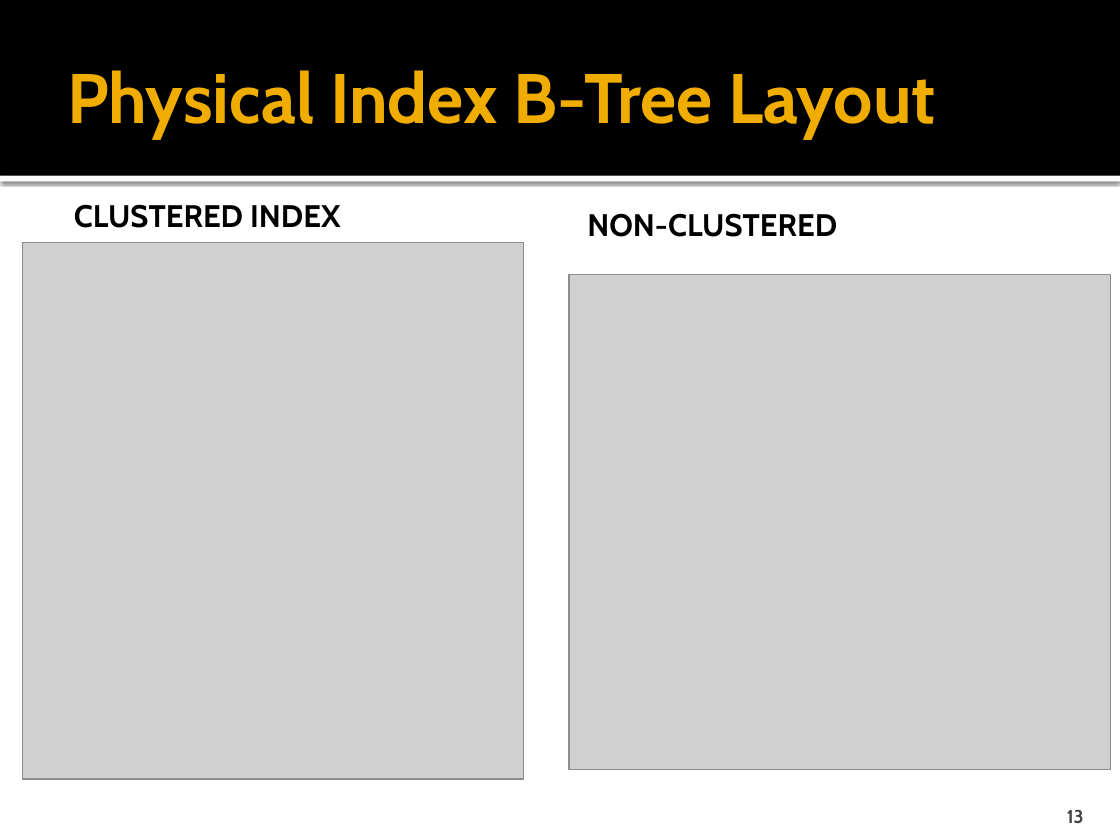
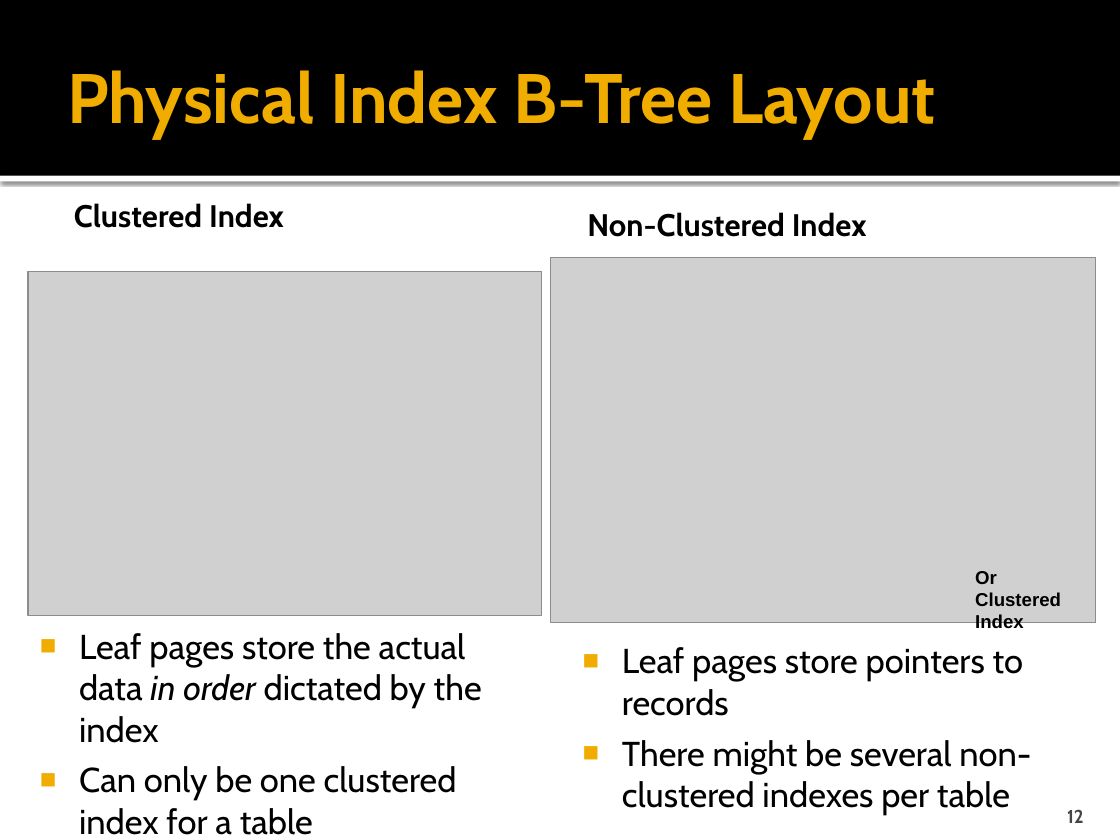
Before and after one commit to cmpt506f16/cmpt506-content, a slide deck: slide 12 of 04 Indexing Techniques.pptx (slide 13 before the commit). Drawn at 1120x840 pixels with LibreOffice and Linux fonts; fonts in the diff are those of the drawing; grey boxes stand for pictures. Boxes give left, top, right and bottom in pixels: in the first picture for what was removed or moved away, otherwise in the second. Text is boxed around its words. In the diff, an @@ line names an element or a change of style, - is before the commit and + after.

```diff
--- a/04 Indexing Techniques.pptx
+++ b/04 Indexing Techniques.pptx
@@ text at (x1=74, y1=203, x2=284, y2=228): text changed @@
-CLUSTERED INDEX
+Clustered Index
@@ text at (x1=587, y1=212, x2=867, y2=237): text changed @@
-NON-CLUSTERED
+Non-Clustered Index
@@ picture resized from (x1=569, y1=274, x2=1111, y2=769) to (x1=551, y1=258, x2=1096, y2=624) @@
@@ picture resized from (x1=22, y1=243, x2=523, y2=780) to (x1=28, y1=271, x2=541, y2=615) @@
@@ text added at (x1=975, y1=571, x2=1061, y2=633), 12 pt, text #000000, bold @@
+Or Clustered Index
@@ text added at (x1=79, y1=633, x2=482, y2=835), 22.2 pt, text #000000 @@
+■ Leaf pages store the actual data in order dictated by the index
+■ Can only be one clustered index for a table
@@ text added at (x1=622, y1=647, x2=1031, y2=815), 22.2 pt, text #000000 @@
+■ Leaf pages store pointers to records
+■ There might be several non-clustered indexes per table
@@ page number at (x1=1067, y1=809, x2=1084, y2=823): text changed @@
-13
+12
```
Also in this commit, not shown: 13 other slides changed, 1 slide added, 2 slides removed, 1 other file.
